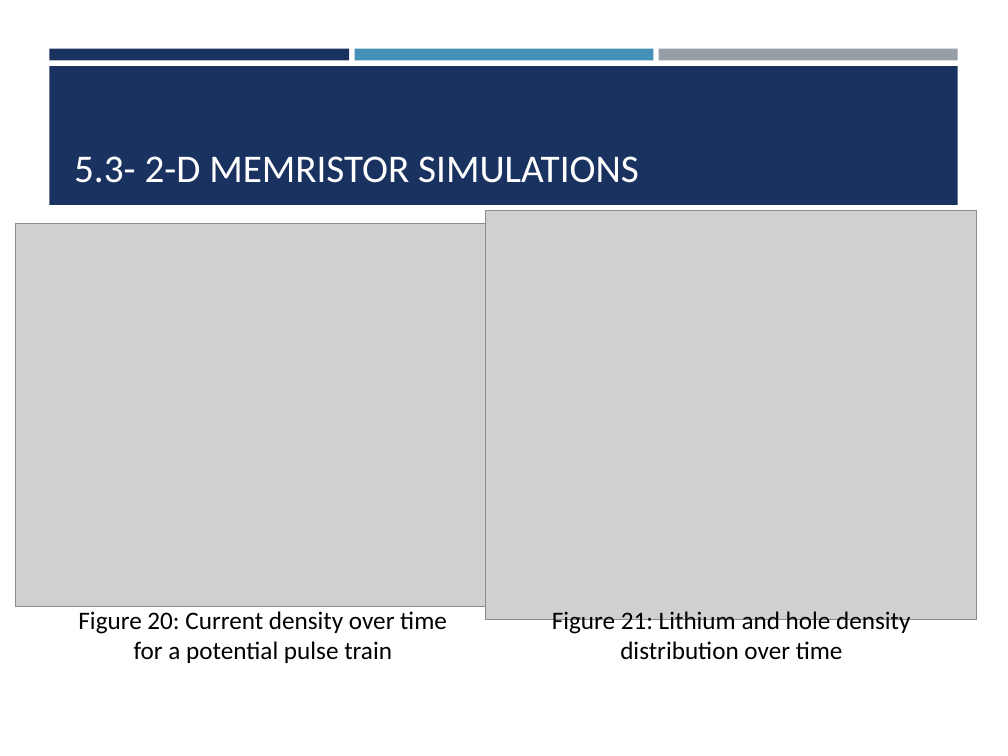
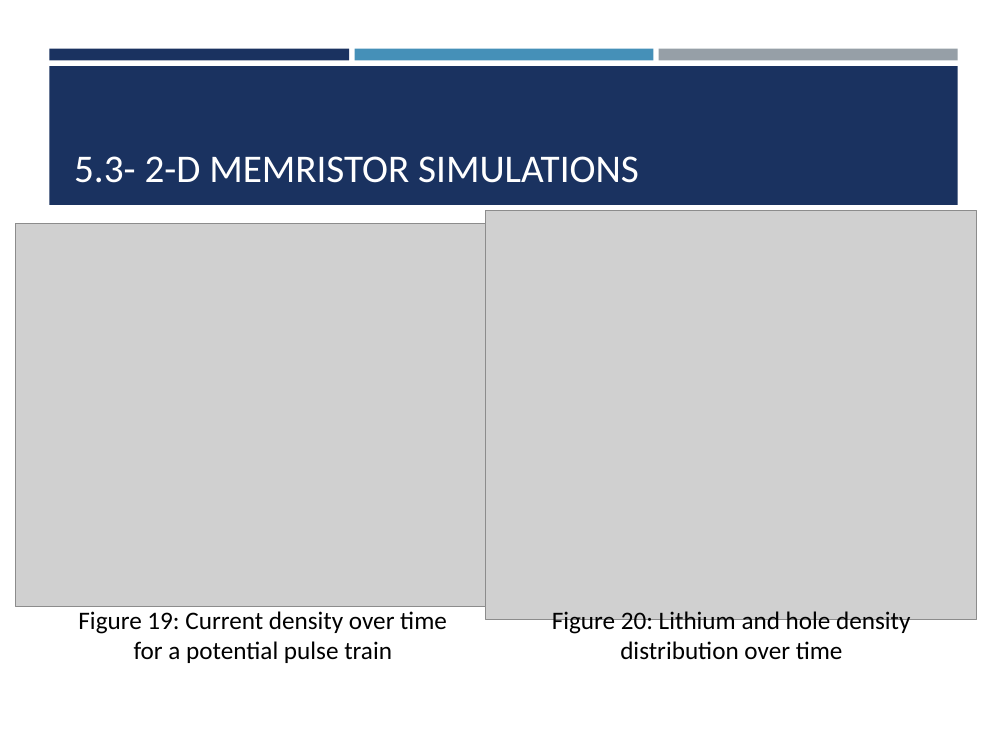
Before and after one commit to cbonfil/ThesisReport, a slide deck: slide 15 of Memristor Thesis/Memristor Presentation.pptx (slide 16 before the commit). Drawn at 1008x756 pixels with LibreOffice and Linux fonts; fonts in the diff are those of the drawing; grey boxes stand for pictures. Boxes give left, top, right and bottom in pixels: in the first picture for what was removed or moved away, otherwise in the second. Text is boxed around its words. In the diff, an @@ line names an element or a change of style, - is before the commit and + after.

```diff
--- a/Memristor Thesis/Memristor Presentation.pptx
+++ b/Memristor Thesis/Memristor Presentation.pptx
@@ text at (78, 611, 447, 663): text changed @@
-Figure 20: Current density over time for a potential pulse train
+Figure 19: Current density over time for a potential pulse train
@@ text at (552, 611, 910, 660): text changed @@
-Figure 21: Lithium and hole density distribution over time
+Figure 20: Lithium and hole density distribution over time
```
Also in this commit, not shown: 15 other slides changed, 1 slide added, 1 other file.
